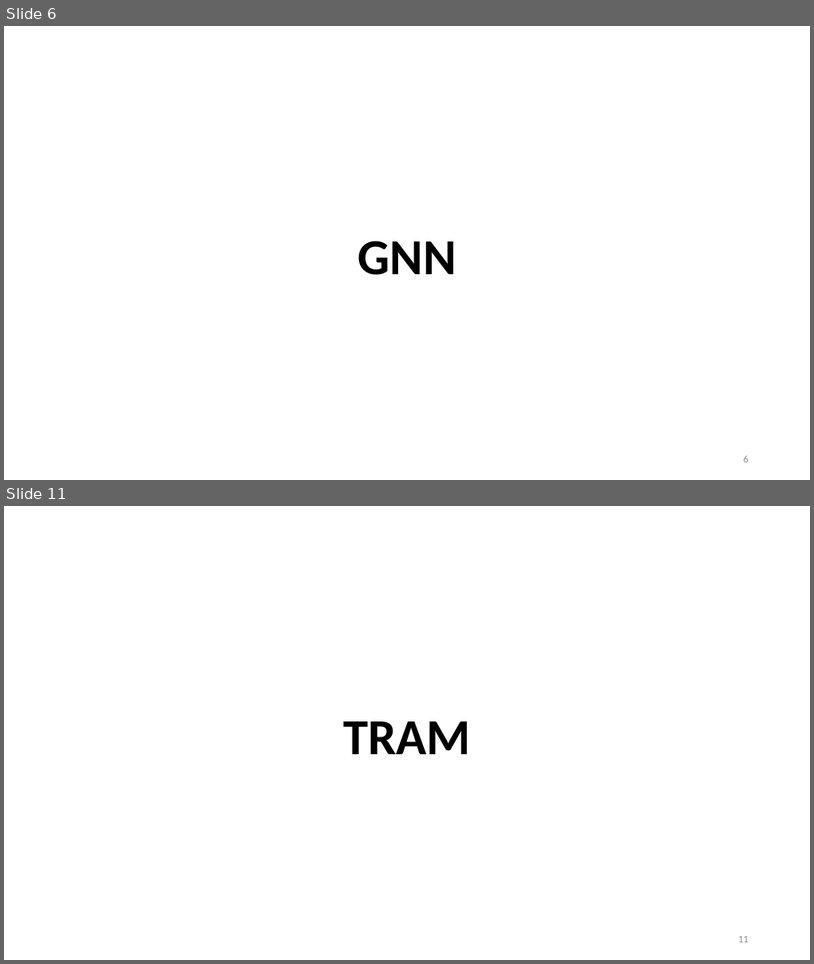
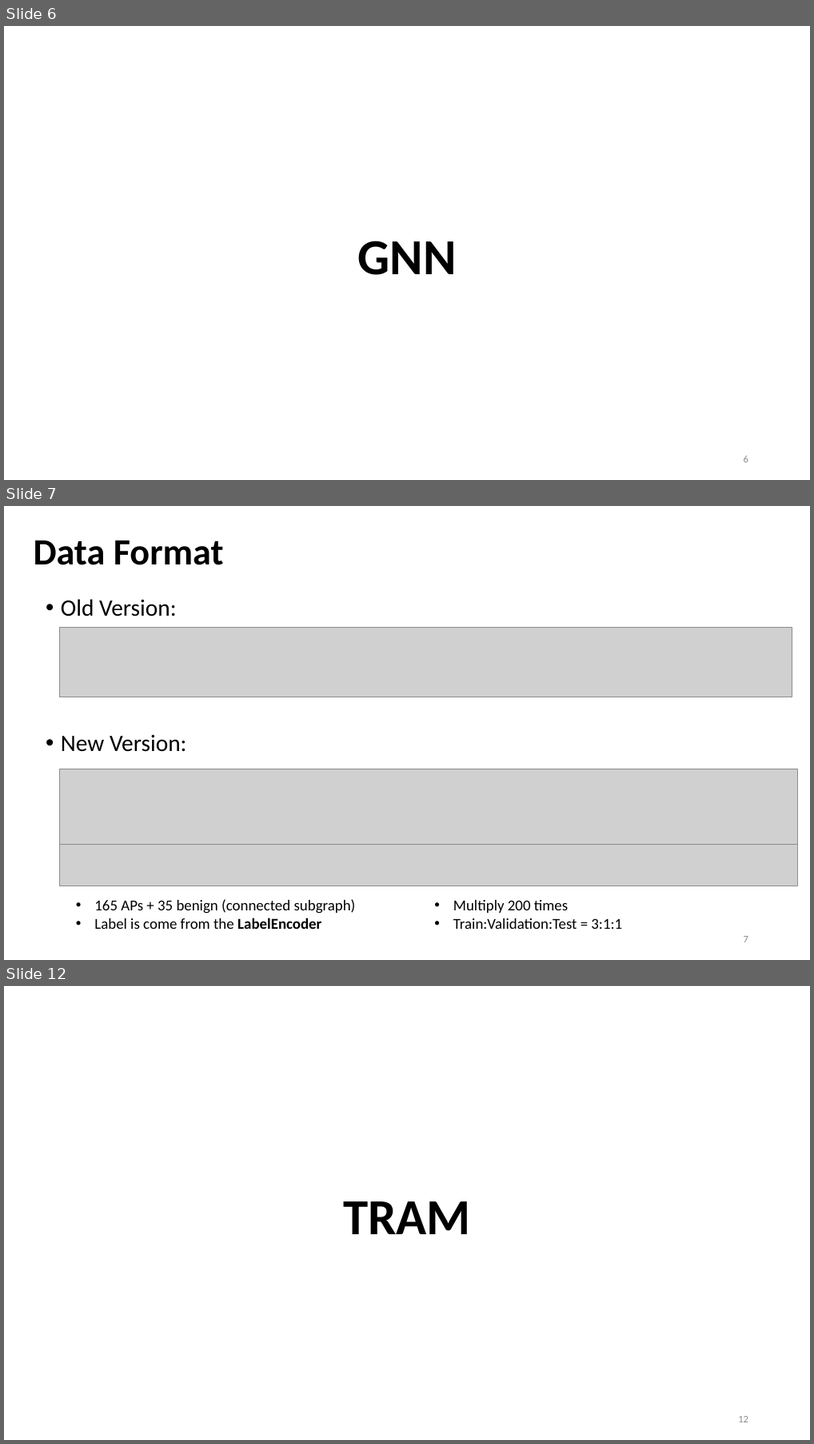
Before and after one commit to Bai1026/Intern-IIS, a slide deck: Meeting/Presentation_0809.pptx. Shown one above the other, each under a label of ours: slides 6 and 11 before the commit, slides 6, 7 and 12 after it; the slides between them are not shown. The pictures are 814x964 and 814x1444 pixels, drawn with LibreOffice and Linux fonts; fonts in the diff are those of the drawing; grey boxes stand for pictures. Boxes give left, top, right and bottom in pixels: in the first picture for what was removed or moved away, otherwise in the second. Text is boxed around its words. In the diff, an @@ line names an element or a change of style, - is before the commit and + after.

```diff
--- a/Meeting/Presentation_0809.pptx
+++ b/Meeting/Presentation_0809.pptx
@@ slide 7 added at bbox=[4, 506, 810, 960], background #FFFFFF @@
@@ title added at bbox=[34, 540, 224, 565], 44 pt, text #000000, bold @@
+Data Format
@@ text added at bbox=[61, 599, 186, 752], 28 pt, text #000000 @@
+• Old Version:
+• New Version:
@@ picture added at bbox=[60, 628, 792, 698] @@
@@ picture added at bbox=[60, 768, 798, 844] @@
@@ picture added at bbox=[60, 844, 798, 886] @@
@@ text added at bbox=[94, 899, 356, 928], 18 pt, text #000000 @@
+• 165 APs + 35 benign (connected subgraph)
+• Label is come from the LabelEncoder
@@ text added at bbox=[454, 900, 622, 928], 18 pt, text #000000 @@
+• Multiply 200 times
+• Train:Validation:Test = 3:1:1
@@ page number added at bbox=[744, 936, 749, 942], 12 pt, text #8C8C8C @@
+7
@@ what was slide 11 is now slide 12 @@
```
Also in this commit, not shown: 3 slides changed, 4 other slides added, 4 slides removed, 31 other files.
